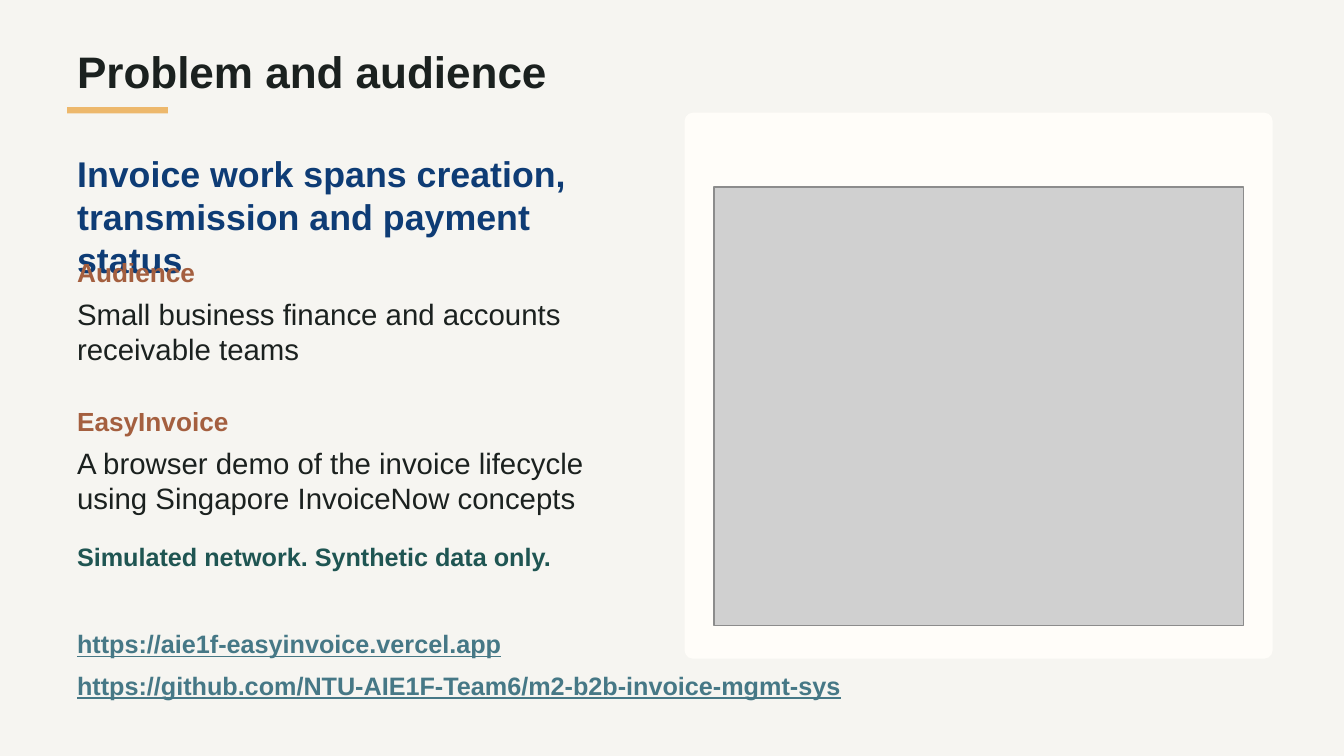
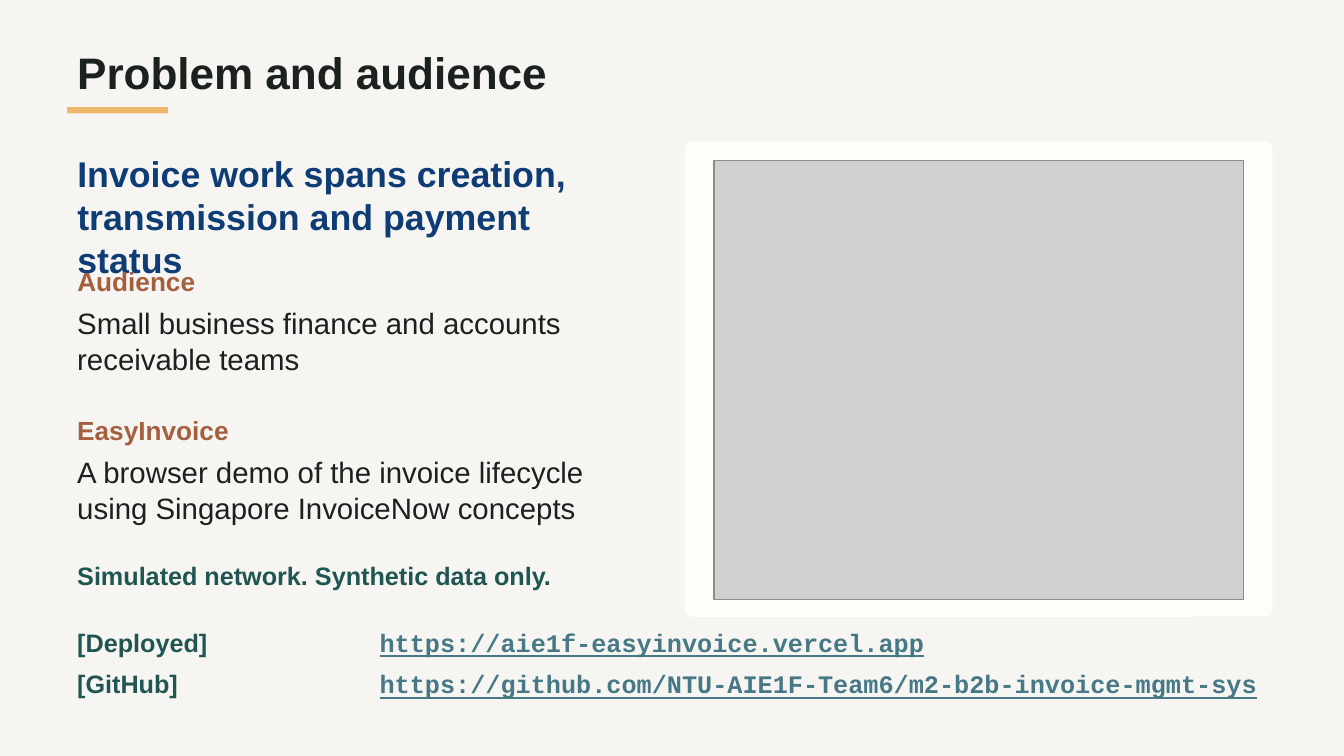
Before and after one commit to NTU-AIE1F-Team6/m2-b2b-invoice-mgmt-sys, a slide deck: slide 2 of docs/planning/EasyInvoice-Module2-Presentation.pptx. Drawn at 1344x756 pixels with LibreOffice and Linux fonts; fonts in the diff are those of the drawing; grey boxes stand for pictures. Boxes give left, top, right and bottom in pixels: in the first picture for what was removed or moved away, otherwise in the second. Text is boxed around its words. In the diff, an @@ line names an element or a change of style, - is before the commit and + after.

```diff
--- a/docs/planning/EasyInvoice-Module2-Presentation.pptx
+++ b/docs/planning/EasyInvoice-Module2-Presentation.pptx
@@ rounded rectangle: place and size @@
-rounded rectangle at <box>685,113,1272,659</box>
+rounded rectangle at <box>685,141,1272,616</box>
@@ picture: place and size @@
-picture at <box>714,188,1243,626</box>
+picture at <box>714,160,1243,599</box>
@@ 4 texts: place and size @@
-4 texts at <box>77,260,583,515</box>
+4 texts at <box>77,270,583,525</box>
@@ text "Simulated network. Synthetic data only.": place and size @@
-text "Simulated network. Synthetic data only." at <box>77,547,551,572</box>
+text "Simulated network. Synthetic data only." at <box>77,566,551,591</box>
@@ text at <box>77,633,1257,699</box>: text changed; font Arial to Courier New @@
-https://aie1f-easyinvoice.vercel.app
-https://github.com/NTU-AIE1F-Team6/m2-b2b-invoice-mgmt-sys
+[Deployed] https://aie1f-easyinvoice.vercel.app
+[GitHub] https://github.com/NTU-AIE1F-Team6/m2-b2b-invoice-mgmt-sys
```
Also in this commit, not shown: 2 other slides changed, 1 slide removed, 1 other file.
